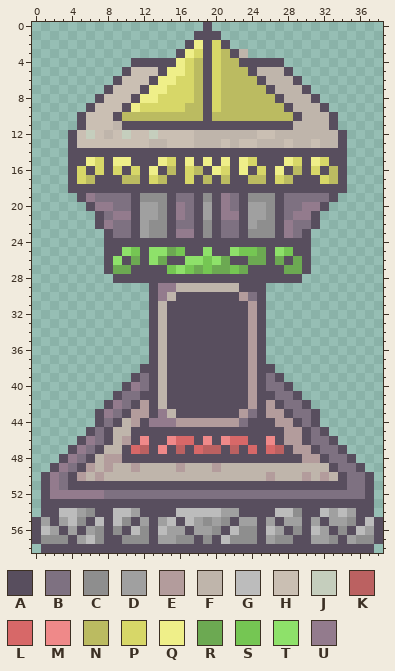
Pixel-art sprite, stored at Assets/_Game/Art/Cenário/Totem/pilaramarelo.png. The picture above was drawn from the file before the commit.
The file is 39x59 pixels.
Palette (. is transparent): A #584e5e  B #7e7181  C #8e8e8e  D #a0a0a0  E #b39c9c  F #bfb5ab  G #bcbcbc  H #cabfb3  J #c5cebd  K #bb6161  L #d76868  M #ef8989  N #bbbb61  P #d7d768  Q #efef89  R #6ca952  S #75c653  T #8ee16a  U #937b8d
After:
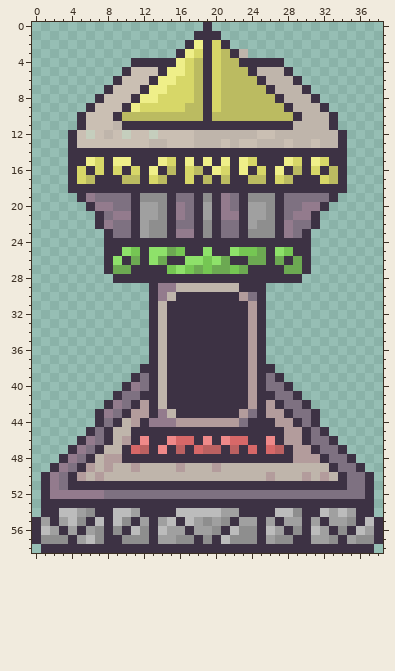
From old to new:
colour A: #584e5e -> #3d3244
y 48: x 29 A -> E
Pixel boxes of the changes (left, top, right, bottom) in both pictures:
changed: (32, 22, 383, 553)
